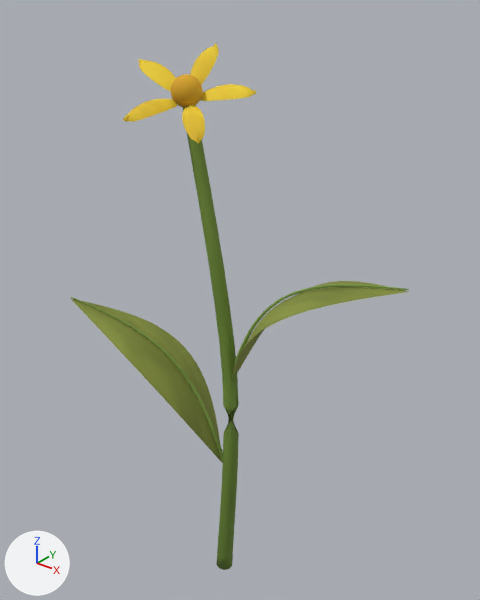
What one commit did to the Blender file models/items/plants/herbs/yellow_weed.blend.
Before and after are seen from a 50 mm lens placed at (0.161, -0.189, 0.275), pointed at (0.001, 0.011, 0.151). The axes (+X, +Y, +Z) are drawn at lower left. The lights are the same throughout. The older version comes first.

The older version as bpy lines, for what is in view:
```python
me_stem = bpy.data.meshes.new('Stem')
me_stem.from_pydata(...)  # 1757 vertices, 1638 faces; spans x -0.075..0.075, y -0.025..0.023, z 0.005..0.252
me_stem.polygons.foreach_set('use_smooth', [True] * 1638)
# faces by material slot: [162, 192, 964, 80, 240]
me_stem.materials.append(mat_stem)
me_stem.materials.append(mat_olive)
me_stem.materials.append(mat_vein)
me_stem.materials.append(mat_yellow)
me_stem.materials.append(mat_gold)
ob_herb = bpy.data.objects.new('Herb', me_stem)
ob_herb.location = (0.0, 0.0, 0.0)
```
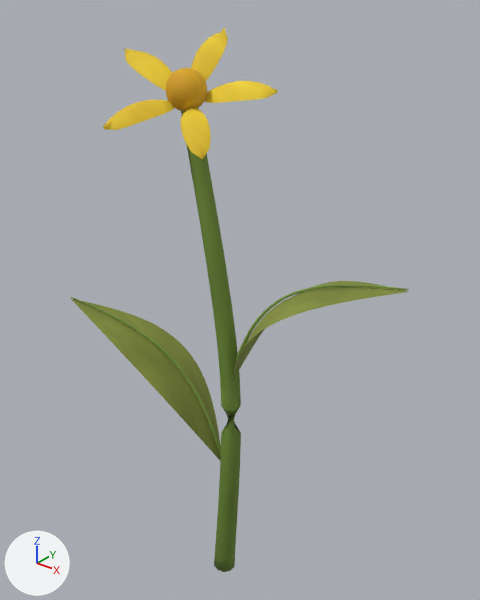
Changed parts and their boxes (x1, y1, x2, y2) in the pictures (480 x 600 px; the box of a moved part takes in the faces that stretch with it):
'Herb', reshaped
    before: (70, 43, 409, 570)
    after: (70, 28, 409, 572)
part 1 of me_stem, moved or reshaped
    before: (123, 43, 256, 570)
    after: (103, 28, 277, 572)

The change, as a list of edits to the scene's bpy script:
```text
Change me_stem:
    used by ob_herb; location = (0.0, 0.0, 0.0)
    remove me_stem.from_pydata(...)  # 1757 vertices, 1638 faces; spans x -0.075..0.075, y -0.025..0.023, z 0.005..0.252
    add me_stem.from_pydata(...)  # 1757 vertices, 1638 faces; spans x -0.075..0.075, y -0.03..0.026, z 0.005..0.257
    me_stem part 1: 510 vertices moved from x -0.039..0.008, y -0.023..0.02, z 0.005..0.252 to x -0.046..0.015, y -0.03..0.026, z 0.005..0.257; 10 vertices removed from x -0.025..-0.008, y -0.008..0.006, z 0.232..0.242; 10 vertices added at x -0.032..0.012, y -0.015..0.013, z 0.229..0.247
```
